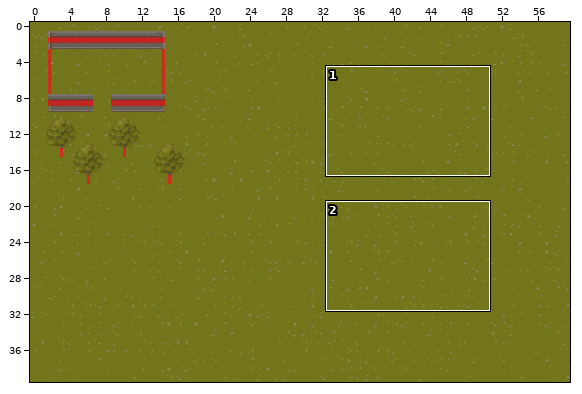
Tiled map, stored at src/tiled/EmptyGuia1920X1080.tmx. Above, an overview of the earlier version with the close-up marked.
Close-up. Before the edit:
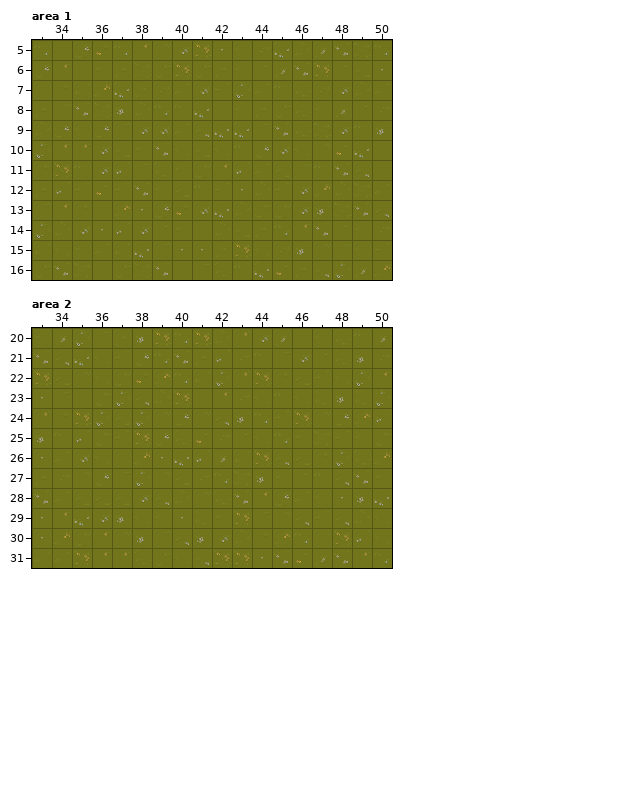
Cells are 32x32 px. Shown: area 1 x 33..50, y 5..16; area 2 x 33..50, y 20..31. The commit also changed other parts of the map, which this record leaves out.
Now the later version:
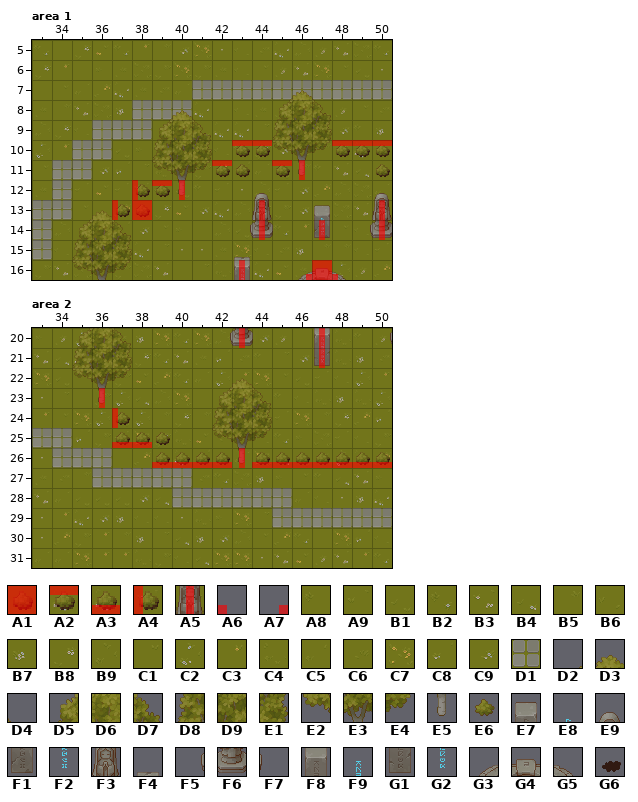
Key: from "ColitionMark": A1 0, A2 1, A3 2, A4 3, A5 5, A6 6, A7 7; from "Grass": A8 1, A9 2, B1 3, B2 5, B3 6, B4 7, B5 10, B6 11, B7 12, B8 13, B9 17, C1 19, C2 21, C3 23, C4 24, C5 26, C6 27, C7 29, C8 30, C9 31, D1 32; from "Plant": D2 5, D3 6, D4 7, D5 21, D6 22, D7 23, D8 37, D9 38, E1 39, E2 53, E3 54, E4 55, E5 70, E6 97; from "Props": E7 7, E8 8, E9 14, F1 23, F2 24, F3 30, F4 39, F5 45, F6 46, F7 47, F8 55, F9 56, G1 71, G2 72, G3 139, G4 140, G5 141; from "ShadowPlant": G6 97.
__ is an empty cell.
See-through tiles are keyed as they look on the map.
The edit:
Layer "Grass", area 1:
y 7: x 41..50 C9 A9 C2 C5 A8 C4 C6 C9 B9 C5 -> D1 D1 D1 D1 D1 D1 D1 D1 D1 D1
y 8: x 38..40 B9 B2 A8 -> D1 D1 D1
y 9: x 36..38 B8 C1 C9 -> D1 D1 D1
y 10: x 35..36 C3 C9 -> D1 D1
y 11: x 34..35 C7 A8 -> D1 D1
y 12: x 34 C8 -> D1
y 13: x 33..34 C1 C3 -> D1 D1
y 14: x 33 C2 -> D1
y 15: x 33 C5 -> D1
Layer "Shadows", area 1:
y 10: x 43..44 __ __ -> G6 G6; x 48..50 __ __ __ -> G6 G6 G6
y 11: x 42..43 __ __ -> G6 G6; x 45 __ -> G6; x 50 __ -> G6
y 12: x 38..39 __ __ -> G6 G6
y 13: x 37..38 __ __ -> G6 G6
Layer "Walls", area 1:
y 13: x 47 __ -> E7
y 14: x 47 __ -> F1
y 15: x 43 __ -> F4
y 16: x 43 __ -> F8; x 46..48 __ __ __ -> G3 G4 G5
Layer "Plants", area 1:
y 7: x 45..47 __ __ __ -> D2 D3 D4
y 8: x 39..40 __ __ -> D2 D3; x 45..47 __ __ __ -> D5 D6 D7
y 9: x 39..41 __ __ __ -> D5 D6 D7; x 45..47 __ __ __ -> D8 D9 E1
y 10: x 39..41 __ __ __ -> D8 D9 E1; x 43..50 __ __ __ __ __ __ __ __ -> E6 E6 E2 E3 E4 E6 E6 E6
y 11: x 39..43 __ __ __ __ __ -> E2 E3 E4 E6 E6; x 45..46 __ __ -> E6 E5; x 50 __ -> E6
y 12: x 38..40 __ __ __ -> E6 E6 E5; x 44 __ -> E9; x 50 __ -> E9
y 13: x 36..38 __ __ __ -> D3 E6 E6; x 44 __ -> F3; x 47 __ -> E8; x 50 __ -> F3
y 14: x 35..37 __ __ __ -> D5 D6 D7; x 43..45 __ __ __ -> F5 F6 F7; x 47 __ -> F2; x 49..50 __ __ -> F5 F6
y 15: x 35..37 __ __ __ -> D8 D9 E1
y 16: x 35..37 __ __ __ -> E2 E3 E4; x 43 __ -> F9
Layer "Collictions", area 1:
y 10: x 43..44 __ __ -> A2 A2; x 48..50 __ __ __ -> A2 A2 A2
y 11: x 42 __ -> A2; x 45..46 __ __ -> A2 A5
y 12: x 38..40 __ __ __ -> A4 A2 A5
y 13: x 37..38 __ __ -> A4 A1; x 44 __ -> A5; x 50 __ -> A5
y 14: x 44 __ -> A5; x 47 __ -> A5; x 50 __ -> A5
y 16: x 43 __ -> A5; x 46..48 __ __ __ -> A7 A1 A6
Layer "Grass", area 2:
y 25: x 33..34 B7 A8 -> D1 D1
y 26: x 34..36 C5 C9 B6 -> D1 D1 D1
y 27: x 36..40 B8 C1 C2 B5 B1 -> D1 D1 D1 D1 D1
y 28: x 40..45 B9 B5 C4 B3 C3 B8 -> D1 D1 D1 D1 D1 D1
y 29: x 45..50 B5 B4 A9 B4 B9 B6 -> D1 D1 D1 D1 D1 D1
Layer "Shadows", area 2:
y 24: x 37 __ -> G6
y 25: x 37..39 __ __ __ -> G6 G6 G6
y 26: x 39..42 __ __ __ __ -> G6 G6 G6 G6; x 44..50 __ __ __ __ __ __ __ -> G6 G6 G6 G6 G6 G6 G6
Layer "Walls", area 2:
y 20: x 47 __ -> F8
y 21: x 47 __ -> G1
Layer "Plants", area 2:
y 20: x 35..37 __ __ __ -> D5 D6 D7; x 42..44 __ __ __ -> F5 F6 F7; x 47 __ -> F9; x 50 __ -> F5
y 21: x 35..37 __ __ __ -> D8 D9 E1; x 47 __ -> G2
y 22: x 35..37 __ __ __ -> E2 E3 E4; x 43 __ -> D3
y 23: x 36 __ -> E5; x 42..44 __ __ __ -> D5 D6 D7
y 24: x 37 __ -> E6; x 42..44 __ __ __ -> D8 D9 E1
y 25: x 37..39 __ __ __ -> E6 E6 E6; x 42..44 __ __ __ -> E2 E3 E4
y 26: x 39..50 __ __ __ __ __ __ __ __ __ __ __ __ -> E6 E6 E6 E6 E5 E6 E6 E6 E6 E6 E6 E6
Layer "Collictions", area 2:
y 20: x 43 __ -> A5; x 47 __ -> A5
y 21: x 47 __ -> A5
y 23: x 36 __ -> A5
y 24: x 37 __ -> A4
y 25: x 37..38 __ __ -> A3 A3
y 26: x 39..50 __ __ __ __ __ __ __ __ __ __ __ __ -> A3 A3 A3 A3 A5 A3 A3 A3 A3 A3 A3 A3
Boxes around the changes in both close-ups, in picture pixels (x1, y1, x2, y2):
changed: (32, 80, 392, 280)
changed: (32, 328, 392, 528)
